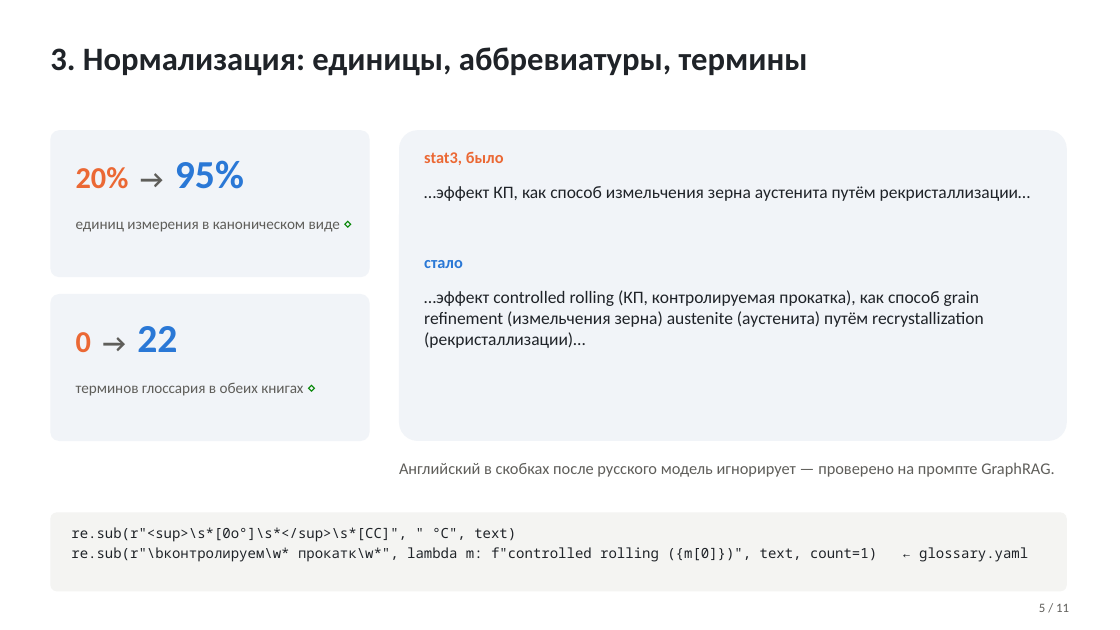
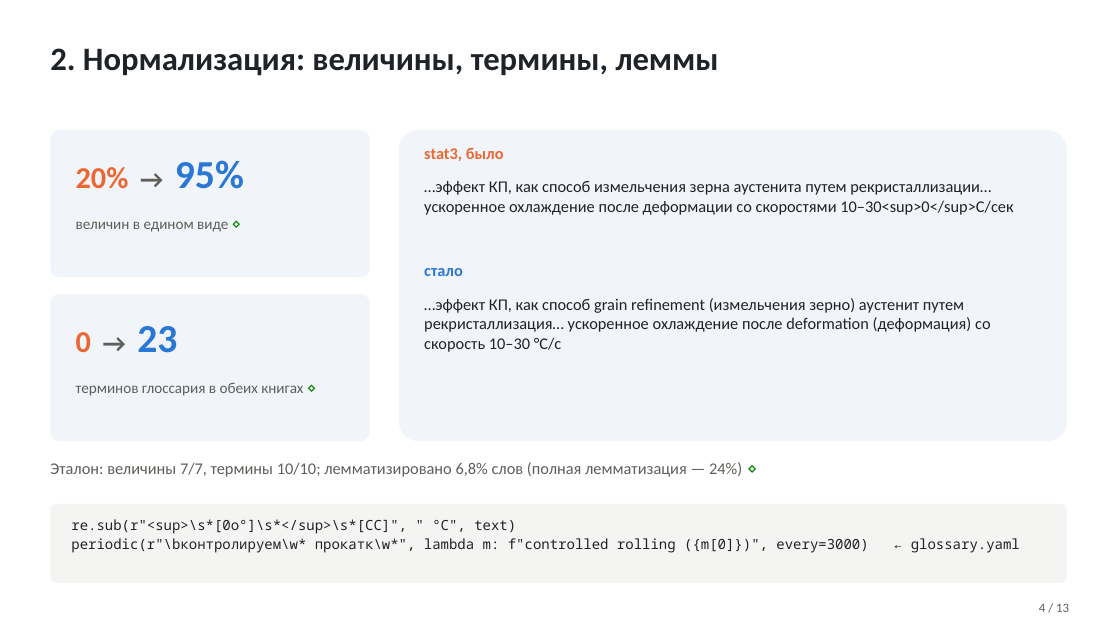
Before and after one commit to TeaDove/mam-26-1, a slide deck: slide 4 of 1-graph/lab-2/results/presentation.pptx (slide 5 before the commit). Drawn at 1120x630 pixels with LibreOffice and Linux fonts; fonts in the diff are those of the drawing. Boxes give left, top, right and bottom in pixels: in the first picture for what was removed or moved away, otherwise in the second. Text is boxed around its words. In the diff, an @@ line names an element or a change of style, - is before the commit and + after.

```diff
--- a/1-graph/lab-2/results/presentation.pptx
+++ b/1-graph/lab-2/results/presentation.pptx
@@ text at [50, 48, 719, 76]: text changed @@
-3. Нормализация: единицы, аббревиатуры, термины
+2. Нормализация: величины, термины, леммы
@@ text "stat3, было": place and size @@
-text "stat3, было" at [424, 151, 504, 165]
+text "stat3, было" at [424, 147, 504, 161]
@@ text at [424, 181, 1013, 215]: text changed; size 15 to 14 pt @@
-…эффект КП, как способ измельчения зерна аустенита путём рекристаллизации…
+…эффект КП, как способ измельчения зерна аустенита путем рекристаллизации… ускоренное охлаждение после деформации со скоростями 10–30<sup>0</sup>С/сек
@@ text at [76, 221, 228, 232]: text changed @@
-единиц измерения в каноническом виде ⋄
+величин в едином виде ⋄
@@ text "стало": place and size @@
-text "стало" at [424, 260, 463, 268]
+text "стало" at [424, 268, 463, 276]
@@ text at [424, 298, 991, 352]: text changed; size 15 to 14 pt @@
-…эффект controlled rolling (КП, контролируемая прокатка), как способ grain refinement (измельчения зерна) austenite (аустенита) путём recrystallization (рекристаллизации)…
+…эффект КП, как способ grain refinement (измельчения зерно) аустенит путем рекристаллизация… ускоренное охлаждение после deformation (деформация) со скорость 10–30 °C/с
@@ text at [76, 326, 177, 353]: text changed @@
-0 → 22
+0 → 23
@@ text at [50, 462, 742, 477]: text changed @@
-Английский в скобках после русского модель игнорирует — проверено на промпте GraphRAG.
+Эталон: величины 7/7, термины 10/10; лемматизировано 6,8% слов (полная лемматизация — 24%) ⋄
@@ rounded rectangle: place and size @@
-rounded rectangle at [50, 513, 1067, 592]
+rounded rectangle at [50, 504, 1067, 583]
@@ text at [71, 538, 1020, 553]: text changed @@
-re.sub(r"\bконтролируем\w* прокатк\w*", lambda m: f"controlled rolling ({m[0]})", text, count=1) ← glossary.yaml
+periodic(r"\bконтролируем\w* прокатк\w*", lambda m: f"controlled rolling ({m[0]})", every=3000) ← glossary.yaml
@@ text "re.sub(r"<sup>\s*[0o°]\s*</sup>\s*[СC]", " °C", text)": place and size @@
-text "re.sub(r"<sup>\s*[0o°]\s*</sup>\s*[СC]", " °C", text)" at [71, 527, 1028, 562]
+text "re.sub(r"<sup>\s*[0o°]\s*</sup>\s*[СC]", " °C", text)" at [71, 519, 1020, 553]
@@ text at [1039, 603, 1069, 612]: text changed @@
-5 / 11
+4 / 13
```
Also in this commit, not shown: 7 other slides changed, 5 slides added, 3 slides removed, 7 other files.
